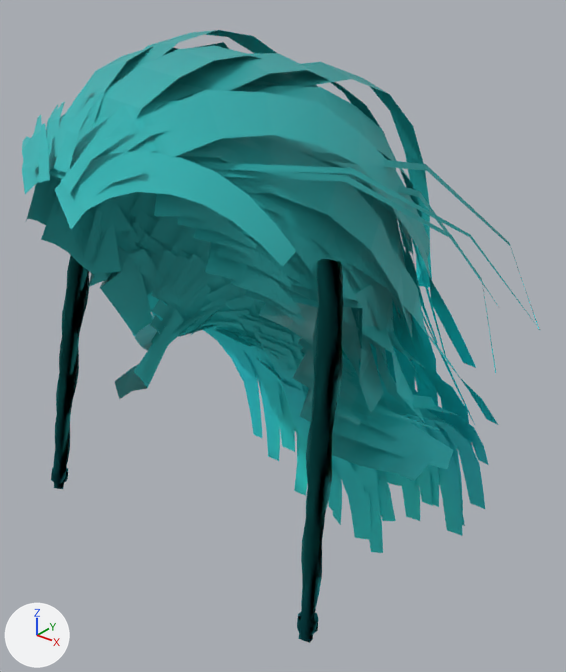
One commit to the glTF model assets/giant/parts/Hair_long_loose.glb: the scene before it, then after it.
One viewpoint serves both versions: a 50 mm camera at (0.582, -0.671, 3.768) aimed at (-0.009, 0.068, 3.31). Lighting does not change. The marker at lower left points along +X, +Y and +Z. The first picture is the older version. Vertices at exactly the same position are counted once.

The first picture shows 'Hair_long_loose'.
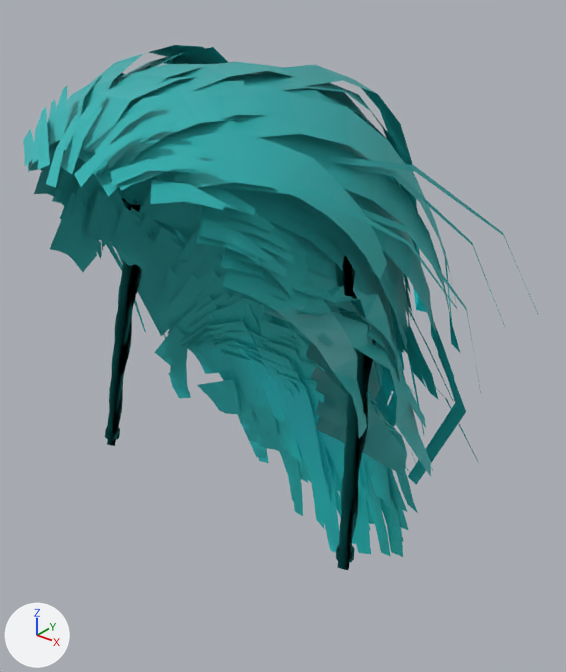
What differs and where, as boxes (x1, y1, x2, y2) in the pictures (566 x 672 px; the box of a moved part takes in the faces that stretch with it):
'Hair_long_loose', reshaped (14% shorter): before (22, 30, 540, 643); after (23, 45, 538, 570)
part 1 of me_hair_long_loose, moved or reshaped: before (22, 30, 532, 528); after (23, 45, 504, 476)
part 2 of me_hair_long_loose, edited (looks the same): (121, 152, 459, 444) in both

Edits to the bpy script that builds the scene:
```text
Change me_hair_long_loose:
    used by ob_hair_long_loose; location = (0.0, 0.0, 0.0)
    remove me_hair_long_loose.from_pydata(...)  # 6592 vertices, 5874 faces; spans x -0.322..0.326, y -0.274..0.375, z 2.836..3.697
    add me_hair_long_loose.from_pydata(...)  # 6592 vertices, 5874 faces; spans x -0.312..0.268, y -0.27..0.33, z 2.85..3.682
    me_hair_long_loose part 1: 6490 of 6592 vertices moved; they spanned x -0.322..0.326, y -0.274..0.375, z 2.836..3.697 and now span x -0.312..0.268, y -0.27..0.33, z 2.85..3.682; mean shift (0.002, -0.011, 0.015); largest move (0.182, -0.153, 3.534) -> (0.023, 0.217, 2.873)
    me_hair_long_loose part 2: 3236 kept faces spanning x -0.312..0.268, y -0.25..0.33, z 2.85..3.67 get new vertex colours; the middle colour goes from cyan #31dee2 to cyan #31cacb
    other edits to the shape of me_hair_long_loose do not show in these pictures
```
